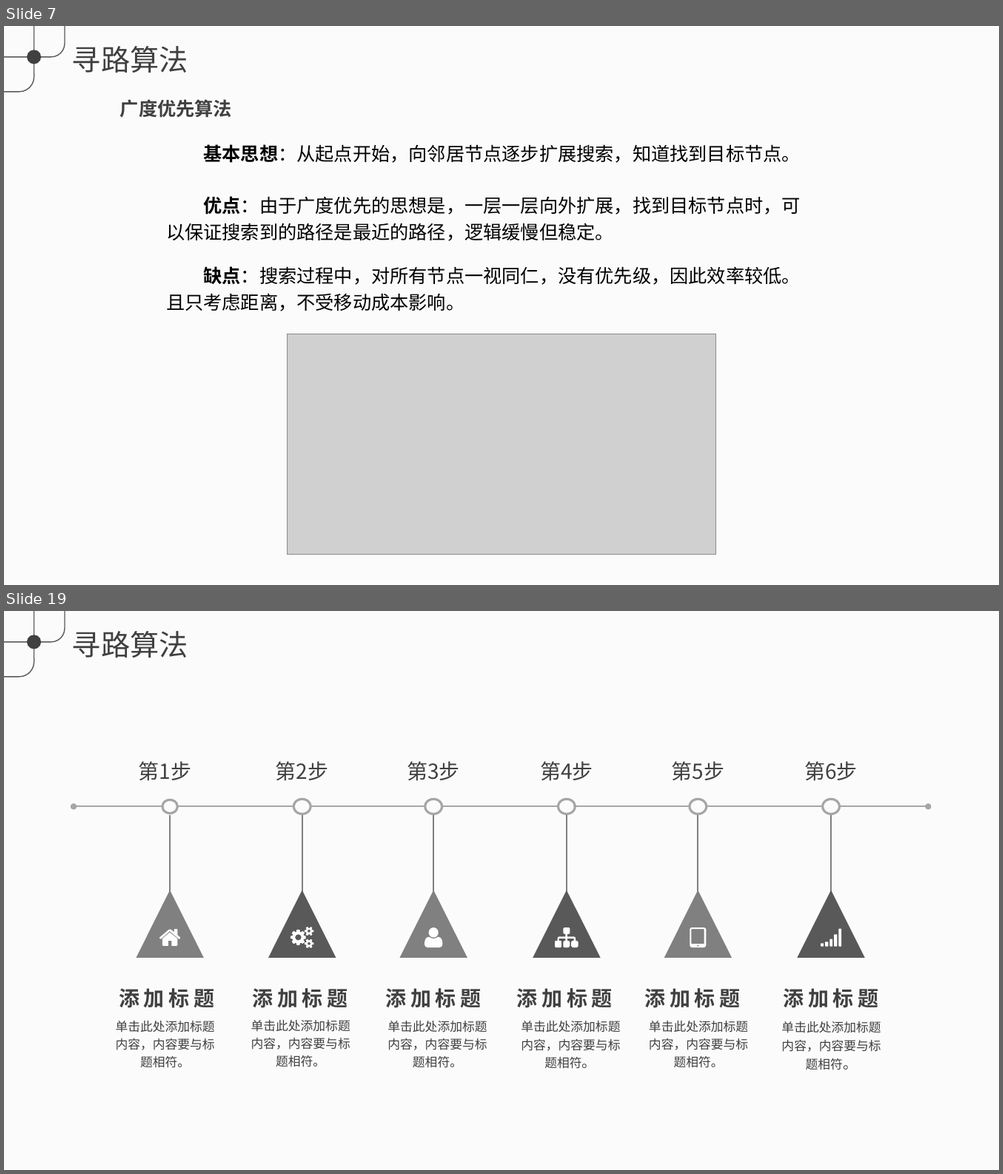
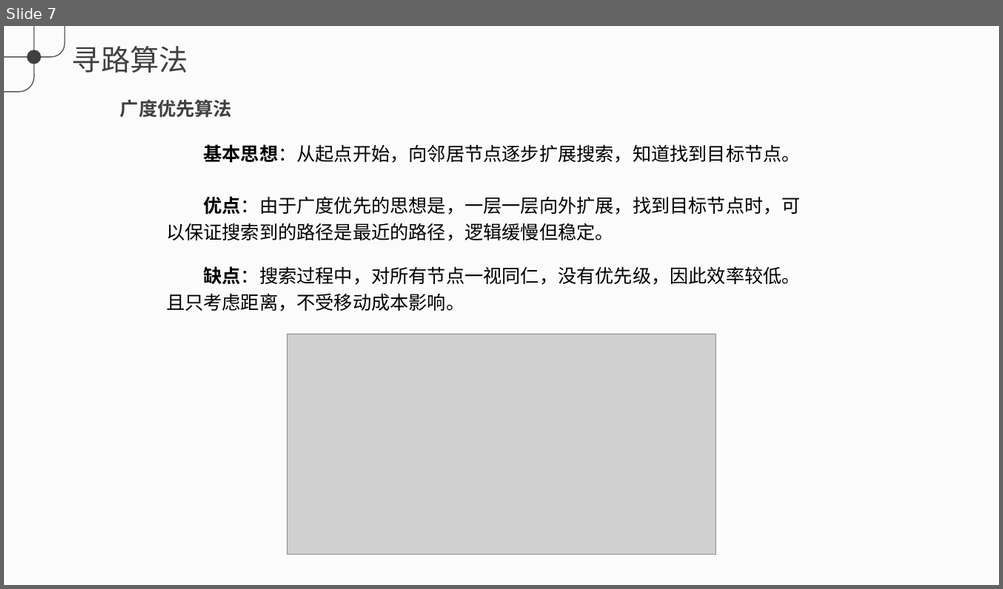
Before and after one commit to Galahad-Zero/PathFinding, a slide deck: doc/寻路算法.pptx. Shown one above the other, each under a label of ours: slides 7 and 19 before the commit, slide 7 after it; the slides between them are not shown. The pictures are 1003x1174 and 1003x589 pixels, drawn with LibreOffice and Linux fonts; fonts in the diff are those of the drawing; grey boxes stand for pictures. Boxes give left, top, right and bottom in pixels: in the first picture for what was removed or moved away, otherwise in the second. Text is boxed around its words. In the diff, an @@ line names an element or a change of style, - is before the commit and + after.

```diff
--- a/doc/寻路算法.pptx
+++ b/doc/寻路算法.pptx
@@ slide 19 removed at (x1=4, y1=611, x2=999, y2=1170), background #F2F2F2 at 30% opacity; not listed: 4 template elements that a slide beside it also shows @@
@@ group removed at (x1=139, y1=761, x2=857, y2=781): 6 texts @@
-第1步
-第2步
-第3步
-第4步
-第5步
-第6步
@@ group removed at (x1=74, y1=800, x2=928, y2=815): 6 ellipses, 5 lines, 2 arrows @@
@@ group removed at (x1=136, y1=815, x2=865, y2=959): 6 lines, 6 triangles, 6 freeform shapes @@
@@ text removed at (x1=119, y1=988, x2=214, y2=1008) @@
-添加标题
@@ text removed at (x1=252, y1=988, x2=347, y2=1008) @@
-添加标题
@@ text removed at (x1=386, y1=988, x2=481, y2=1008) @@
-添加标题
@@ text removed at (x1=517, y1=988, x2=612, y2=1008) @@
-添加标题
@@ text removed at (x1=645, y1=988, x2=740, y2=1008) @@
-添加标题
@@ text removed at (x1=783, y1=988, x2=879, y2=1008) @@
-添加标题
@@ text removed at (x1=116, y1=1021, x2=215, y2=1068) @@
-单击此处添加标题内容，内容要与标题相符。
@@ text removed at (x1=251, y1=1020, x2=350, y2=1068) @@
-单击此处添加标题内容，内容要与标题相符。
@@ text removed at (x1=387, y1=1021, x2=486, y2=1068) @@
-单击此处添加标题内容，内容要与标题相符。
@@ text removed at (x1=521, y1=1021, x2=620, y2=1069) @@
-单击此处添加标题内容，内容要与标题相符。
@@ text removed at (x1=649, y1=1021, x2=748, y2=1068) @@
-单击此处添加标题内容，内容要与标题相符。
@@ text removed at (x1=781, y1=1022, x2=880, y2=1071) @@
-单击此处添加标题内容，内容要与标题相符。
```
Also in this commit, not shown: 1 slide changed, 12 slides added, 12 other slides removed, 1 other file.
